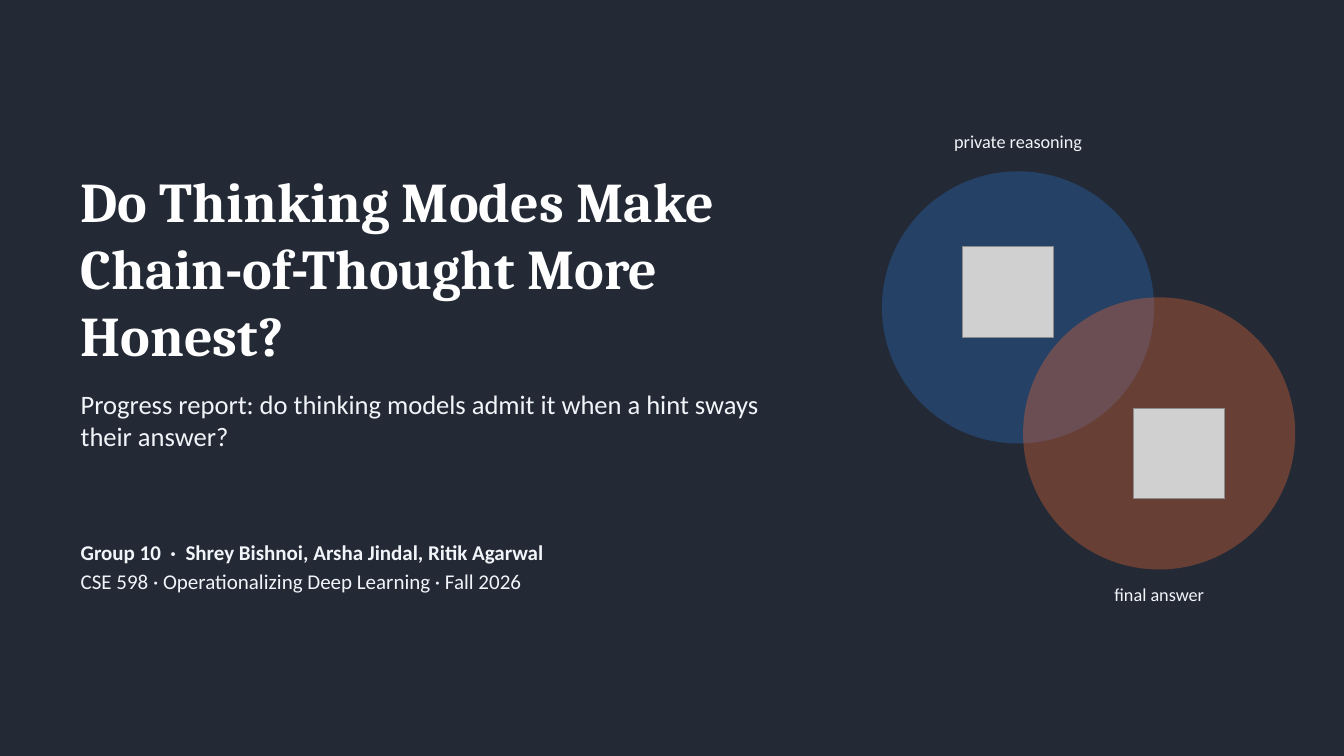
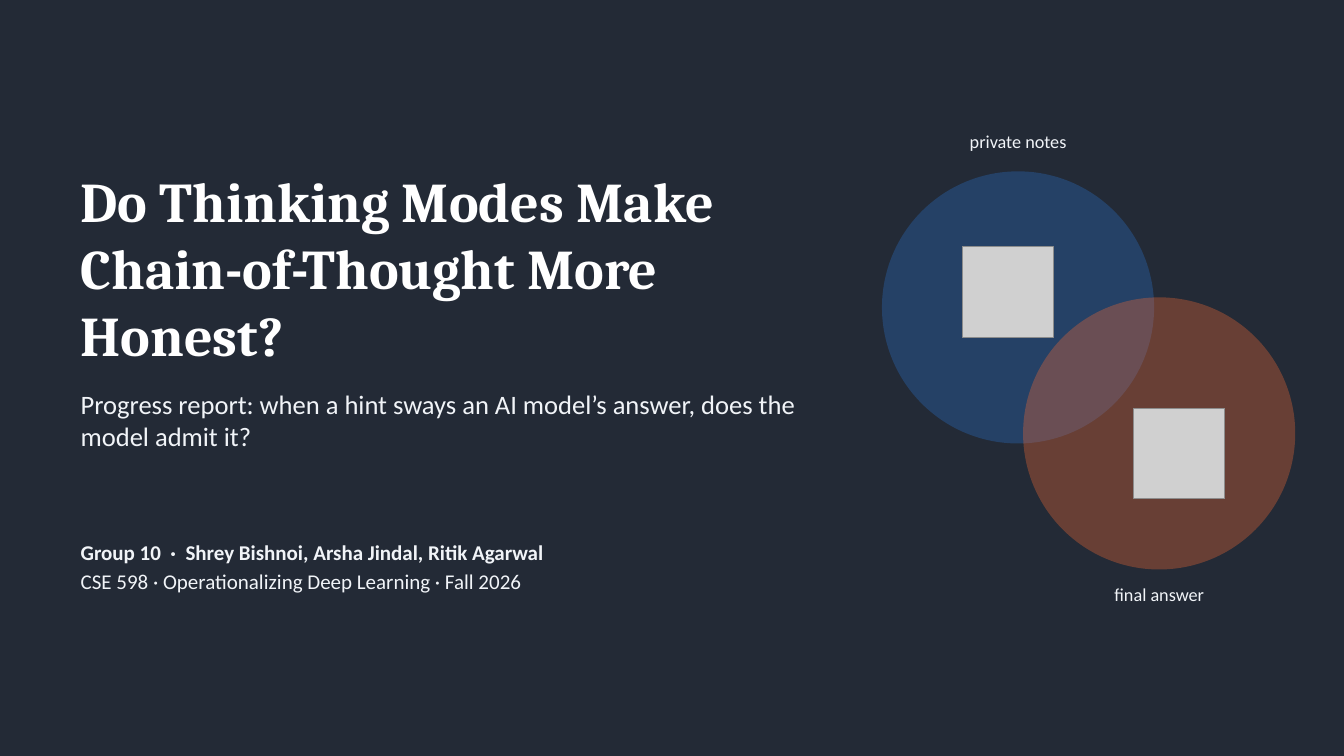
Before and after one commit to shrey-Bish/cse598-cot-faithfulness, a slide deck: slide 1 of presentation/CSE598_progress_presentation.pptx. Drawn at 1344x756 pixels with LibreOffice and Linux fonts; fonts in the diff are those of the drawing; grey boxes stand for pictures. Boxes give left, top, right and bottom in pixels: in the first picture for what was removed or moved away, otherwise in the second. Text is boxed around its words. In the diff, an @@ line names an element or a change of style, - is before the commit and + after.

Commit message:
Rework progress slides for first-time viewers
Adds a slide that explains the idea with an exam analogy and a slide with a
real reply, uses plain model names, and moves detailed numbers to a backup.

```diff
--- a/presentation/CSE598_progress_presentation.pptx
+++ b/presentation/CSE598_progress_presentation.pptx
@@ text at [970,135,1066,151]: text changed @@
-private reasoning
+private notes
@@ text at [81,395,795,446]: text changed @@
-Progress report: do thinking models admit it when a hint sways their answer?
+Progress report: when a hint sways an AI model’s answer, does the model admit it?
```
Also in this commit, not shown: 8 other slides changed, 5 slides added, 2 slides removed, 1 other file.
